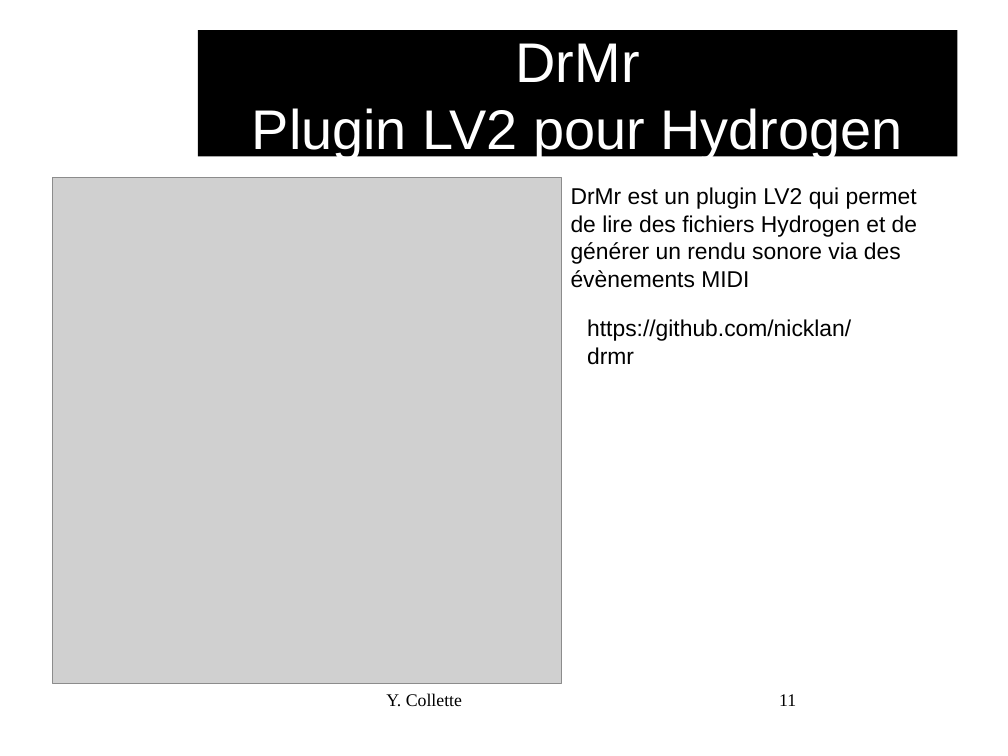
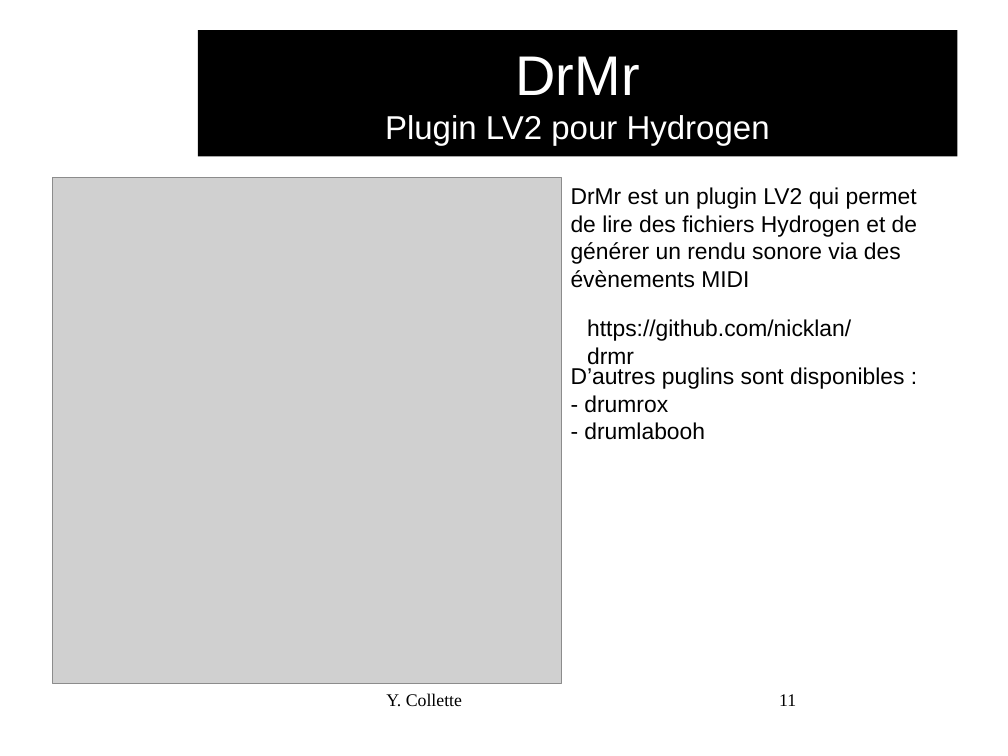
Before and after one commit to audinux/audinux.github.io, a slide deck: slide 11 of workshop/audio/Hydrogen.odp. Drawn at 1008x756 pixels with LibreOffice and Linux fonts; fonts in the diff are those of the drawing; grey boxes stand for pictures; background and template pictures are left out. Boxes give left, top, right and bottom in pixels: in the first picture for what was removed or moved away, otherwise in the second. Text is boxed around its words. In the diff, an @@ line names an element or a change of style, - is before the commit and + after.

```diff
--- a/workshop/audio/Hydrogen.odp
+++ b/workshop/audio/Hydrogen.odp
@@ title "DrMr Plugin LV2 pour Hydrogen" at <box>198,30,959,156</box>: size 44 to 26 pt in "Plugin LV2 pour Hydrogen" @@
@@ text added at <box>571,367,904,440</box>, 18 pt, text #000000 @@
+D’autres puglins sont disponibles :
+- drumrox
+- drumlabooh
```
Also in this commit, not shown: 10 other slides changed, 23 other files.
